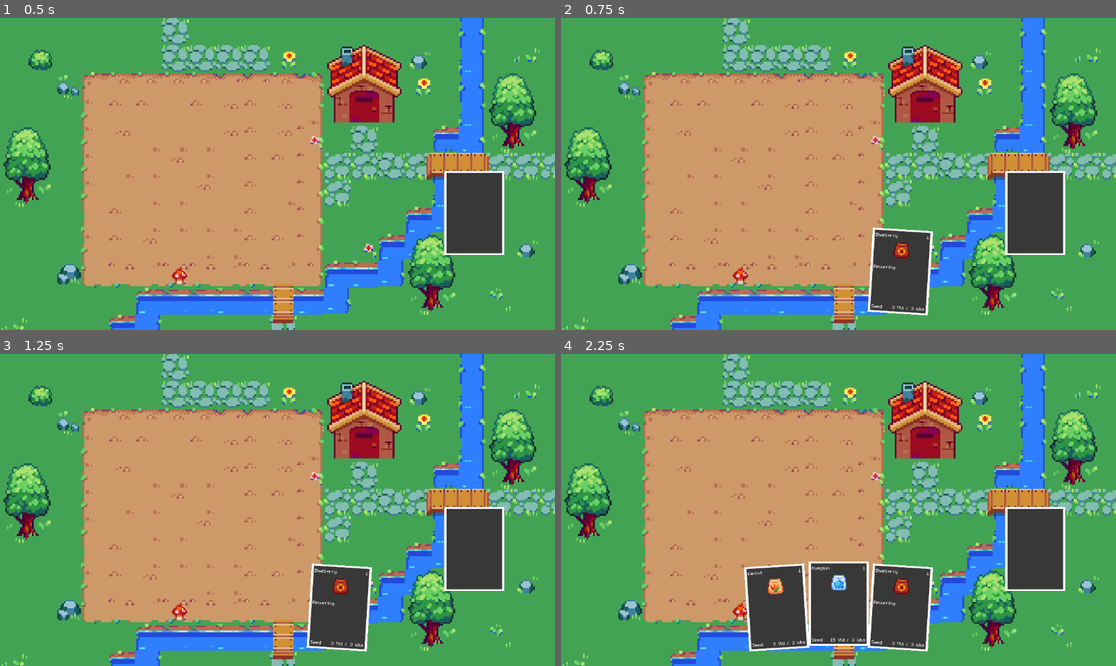
Above: before the commit, frames 1-4 (two rows, left to right).
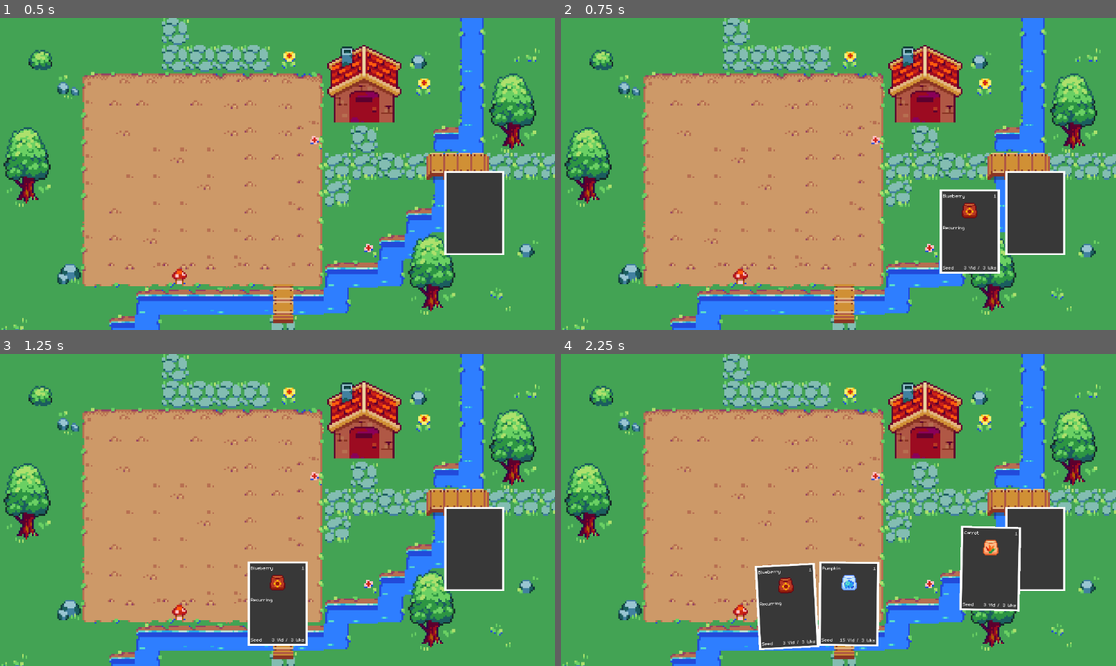
Above: after the commit, the same moments.

Repository: felixlapierre/FarmingDeckbuilder
Game: Godot game, scene res://scenes/playspace.tscn
Same seed, same stepped clock (60 frames per second), same inputs: the game is played once before the commit and once after it. The engine's default icon, where the game draws it, is replaced by a stand-in: a white triangle on a blue panel in a dark square.
Inputs (mouse positions are in pixels of both pictures, inside the frame that each line leads up to):
- Up to frame 1 (0.5 s): no input
- Up to frame 2 (0.75 s): click (1032, 214) at 0.5 s
- Up to frame 3 (1.25 s): no input
- Up to frame 4 (2.25 s): click (1032, 550) at 1.25 s; click (1032, 550) at 2 s

Frame 1 is identical in both runs. In frame 2, 5.9% of the frame differs, in the area x 55-80%, y 54-96%; in frame 3, 5.9%; in frame 4, 7.7%, in the area x 32-83%, y 55-96%.

Commit message:
Card drawing and hand movement animations

Diff:
--- a/scenes/playspace.gd
+++ b/scenes/playspace.gd
@@ -9,14 +9,27 @@
 var CenterCardOval
 var HorizontalRadius
 var VerticalRadius
-var Angle = deg_to_rad(90) - 0.25
 var OvalAngleVector = Vector2()
+var Angle = 0
+var CardSpread = 0.25
+var NumberCardsHand = 0
+var Card_Number = 0
+
+#Imported from CardBase
+enum {
+	InHand,
+	InPlay,
+	InMouse,
+	FocusInHand,
+	MoveDrawnCardToHand,
+	ReOrganiseHand
+}
 
 func _ready() -> void:
 	CardBase = preload("res://scenes/card_base.tscn")
 	PlayerHand = preload("res://scripts/player_hand.gd")
 	DeckSize = PlayerHand.CardList.size()
-	CenterCardOval = get_viewport_rect().size * Vector2(0.5, 1.2)
+	CenterCardOval = Vector2(get_viewport().size) * Vector2(0.5, 1.2)
 	HorizontalRadius = get_viewport_rect().size.x * 0.45
 	VerticalRadius = get_viewport_rect().size.y * 0.40
 	pass # Replace with function body.
@@ -27,19 +40,39 @@
 	pass
 
 func drawcard():
+	Angle = PI/2 + CardSpread*(float(NumberCardsHand)/2 - NumberCardsHand)
 	var new_card = CardBase.instantiate()
 	CardSelected = randi() % DeckSize
 	new_card.Cardname = PlayerHand.CardList[CardSelected]
 
 	# position the card in the hand
 	OvalAngleVector = Vector2(HorizontalRadius * cos(Angle), -VerticalRadius * sin(Angle))
-	new_card.position = CenterCardOval + OvalAngleVector - new_card.size / 2
-	new_card.rotation = -Angle/4 + PI/8
-	Angle += 0.25
+	new_card.startpos = $Deck.position - CardSize / 2
+	new_card.targetpos = CenterCardOval + OvalAngleVector - new_card.size / 2
+	new_card.startrot = 0
+	new_card.targetrot = -Angle/4 + PI/8
 
+	new_card.state = MoveDrawnCardToHand
+	new_card.scale *= CardSize / new_card.size
+	Card_Number = 0
+	for HandCard in $Cards.get_children(): #reorganize hand
+		Angle = PI/2 + CardSpread*(float(NumberCardsHand)/2 - Card_Number)
+		OvalAngleVector = Vector2(HorizontalRadius * cos(Angle), -VerticalRadius * sin(Angle))
 
-	new_card.scale *= CardSize / new_card.size
+		HandCard.targetpos = CenterCardOval + OvalAngleVector - HandCard.size / 2
+		HandCard.startrot = HandCard.rotation
+		HandCard.targetrot = -Angle/4 + PI/8
+
+		Card_Number += 1
+		if HandCard.state == InHand:
+			HandCard.state = ReOrganiseHand
+			HandCard.startpos = HandCard.position
+		elif HandCard.state == MoveDrawnCardToHand:
+			HandCard.startpos = HandCard.targetpos - ((HandCard.targetpos - HandCard.position)/(1-HandCard.t))
+
 	$Cards.add_child(new_card);
 	PlayerHand.CardList.erase(PlayerHand.CardList[CardSelected])
 	DeckSize = PlayerHand.CardList.size()
+	NumberCardsHand += 1
+	Card_Number += 1
 	return DeckSize
--- a/scenes/playspace.tscn
+++ b/scenes/playspace.tscn
@@ -136,12 +136,11 @@
 layer_2/tile_data = PackedInt32Array(720906, 917504, 3, 589834, 917504, 1, 327695, 917504, 0, 327698, 1048576, 0)
 
 [node name="Deck" type="Node2D" parent="."]
+position = Vector2(922, 318)
 
 [node name="DeckDraw" type="TextureButton" parent="Deck"]
-offset_left = 922.0
-offset_top = 318.0
-offset_right = 1172.0
-offset_bottom = 669.0
+offset_right = 250.0
+offset_bottom = 351.0
 texture_normal = ExtResource("3_ej1xc")
 texture_disabled = ExtResource("4_6s8vj")
 script = ExtResource("4_jb073")
--- a/scripts/card_base.gd
+++ b/scripts/card_base.gd
@@ -4,6 +4,23 @@
 var Cardname = "Blueberry"
 var CardInfo;
 var CardImg = "res://assets/1616tinygarden/objects.png"
+
+var startpos = 0
+var targetpos = 0
+var t = 0
+var DRAWTIME = 0.5
+var startrot = 0
+var targetrot = 0
+
+enum {
+	InHand,
+	InPlay,
+	InMouse,
+	FocusInHand,
+	MoveDrawnCardToHand,
+	ReOrganiseHand
+}
+var state = InHand
 
 # Called when the node enters the scene tree for the first time.
 func _ready() -> void:
@@ -26,8 +43,34 @@
 	$HBoxContainer/VBoxContainer/BottomBar/TimeLabel.text = str(CardInfo[4]) + " Wks"
 	$HBoxContainer/VBoxContainer/DescriptionLabel.text = CardInfo[7]
 
-
-
 # Called every frame. 'delta' is the elapsed time since the previous frame.
 func _process(delta: float) -> void:
-	pass
+	match state:
+		InHand:
+			pass
+		InPlay:
+			pass
+		InMouse:
+			pass
+		FocusInHand:
+			pass
+		MoveDrawnCardToHand:
+			if t <= 1: # Interpolate uses a scale from 0 to 1, so this is always 1
+				position = startpos.lerp(targetpos, t)
+				rotation = startrot * (1-t) + targetrot * t
+				t += delta/float(DRAWTIME) # DRAWTIME is in seconds
+			else:
+				position = targetpos # In case we need to correct
+				rotation = targetrot
+				state = InHand
+				t = 0 # Reset to 0 so we can reuse this later
+		ReOrganiseHand:
+			if t <= 1: # Interpolate uses a scale from 0 to 1, so this is always 1
+				position = startpos.lerp(targetpos, t)
+				rotation = startrot * (1-t) + targetrot * t
+				t += delta/float(DRAWTIME/2) # DRAWTIME is in seconds
+			else:
+				position = targetpos # In case we need to correct
+				rotation = targetrot
+				state = InHand
+				t = 0 # Reset to 0 so we can reuse this later
